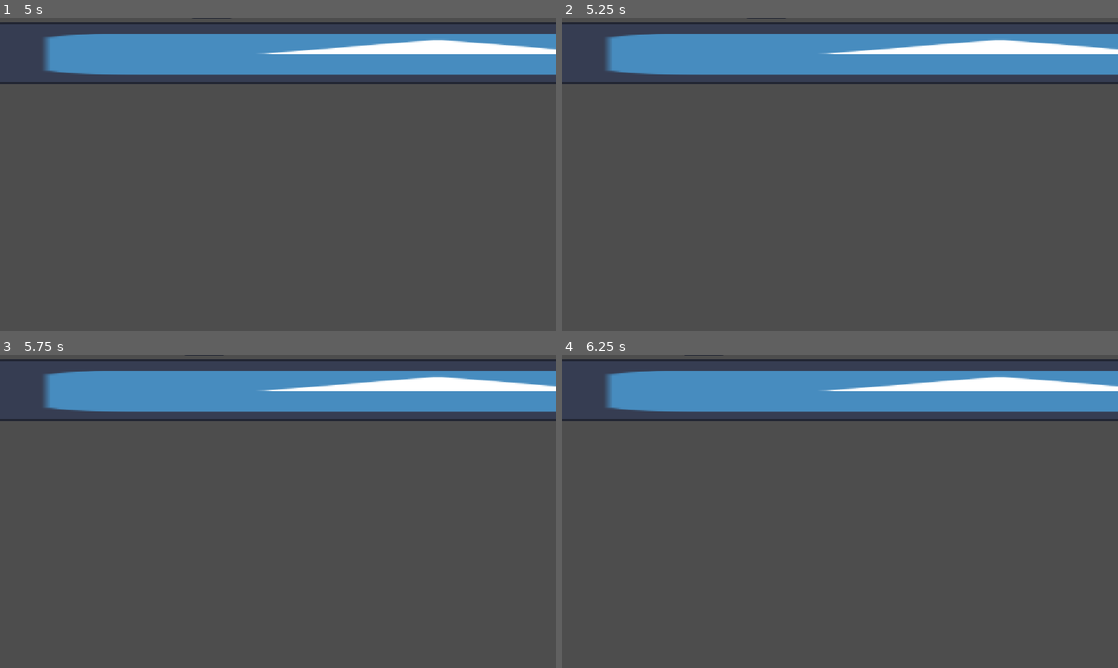
Above: before the commit, frames 1-4 (two rows, left to right).
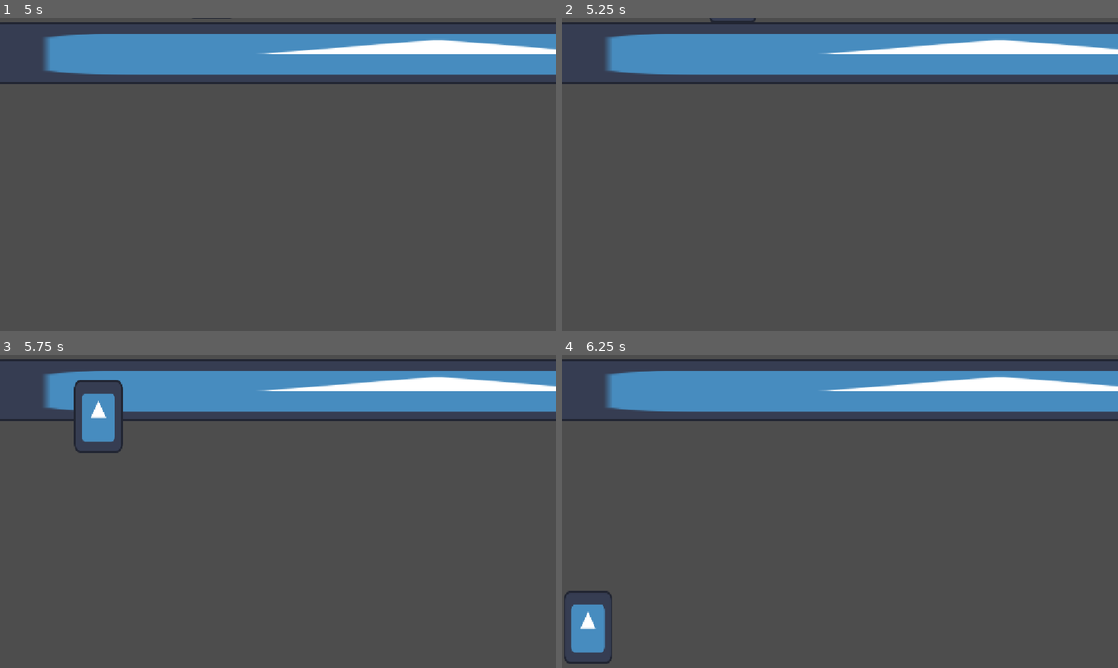
Above: after the commit, the same moments.

Repository: norsemonkey81/ExamenGodot
Game: Godot game, scene res://node_2d.tscn
The game is run twice, just before and just after one commit, with the same random seed, the same clock (stepped at 60 frames per second) and the same inputs. The project has no main scene, so this scene is started directly. The engine's default icon, where the game draws it, is replaced by a stand-in: a white triangle on a blue panel in a dark square.
Inputs:
- Up to frame 1 (5 s): tap Enter (ui_accept) at 0.5, 0.77, 1.25, 1.52, 2, 2.75, 3.02, 3.5, 3.77, 4.25, 4.52 s; hold Right (ui_right) 0.53-2.03 s; hold Left (ui_left) 2.03-2.78 s; hold Right (ui_right) 2.78-4.28 s; hold Left (ui_left) from 4.28 s (still down)
- Up to frame 2 (5.25 s): release Left (ui_left) at 5.03 s; hold Right (ui_right) from 5.03 s (still down)
- Up to frame 3 (5.75 s): keep holding Right (ui_right)
- Up to frame 4 (6.25 s): release Right (ui_right) at 5.78 s; hold Left (ui_left) from 5.78 s (still down); tap Enter (ui_accept) at 6.02 s

Frame 1 is identical in both runs. In frame 2, less than 0.1% of the frame differs, in the area x 26-41%, y 0-2%; in frame 3, 1.3%, in the area x 13-41%, y 0-32%; in frame 4, 1.2%.

Commit message:
Examen02

Diff:
--- a/enemigo.gd
+++ b/enemigo.gd
@@ -19,4 +19,9 @@
 
 
 func _on_area_muerte_2d_body_entered(body: Node2D) -> void:
-	pass # Replace with function body.
+	if body.name=="PJ":
+		deshabilitar_colision()
+
+func deshabilitar_colision()-> void:
+	$CollisionShape2D.set_deferred("disabled", true)
+	$AreaMuerte2D.set_deferred("monitoring", false)
--- a/node_2d.tscn
+++ b/node_2d.tscn
@@ -9,6 +9,9 @@
 size = Vector2(11.173308, 25.119087)
 
 [sub_resource type="RectangleShape2D" id="RectangleShape2D_lfkbx"]
+
+[sub_resource type="RectangleShape2D" id="RectangleShape2D_vicex"]
+size = Vector2(20, 2.7536697)
 
 [node name="Node2D" type="Node2D" unique_id=4675038]
 
@@ -45,4 +48,10 @@
 position = Vector2(0.3507805, -0.24563867)
 target_position = Vector2(-26.483887, 0)
 
-[node name="Area2D" type="Area2D" parent="Enemigo" unique_id=260439401]
+[node name="AreaMuerte2D" type="Area2D" parent="Enemigo" unique_id=260439401]
+
+[node name="CollisionShape2D" type="CollisionShape2D" parent="Enemigo/AreaMuerte2D" unique_id=1724267765]
+position = Vector2(2.1409911e-05, -10.439627)
+shape = SubResource("RectangleShape2D_vicex")
+
+[connection signal="body_entered" from="Enemigo/AreaMuerte2D" to="Enemigo" method="_on_area_muerte_2d_body_entered"]
